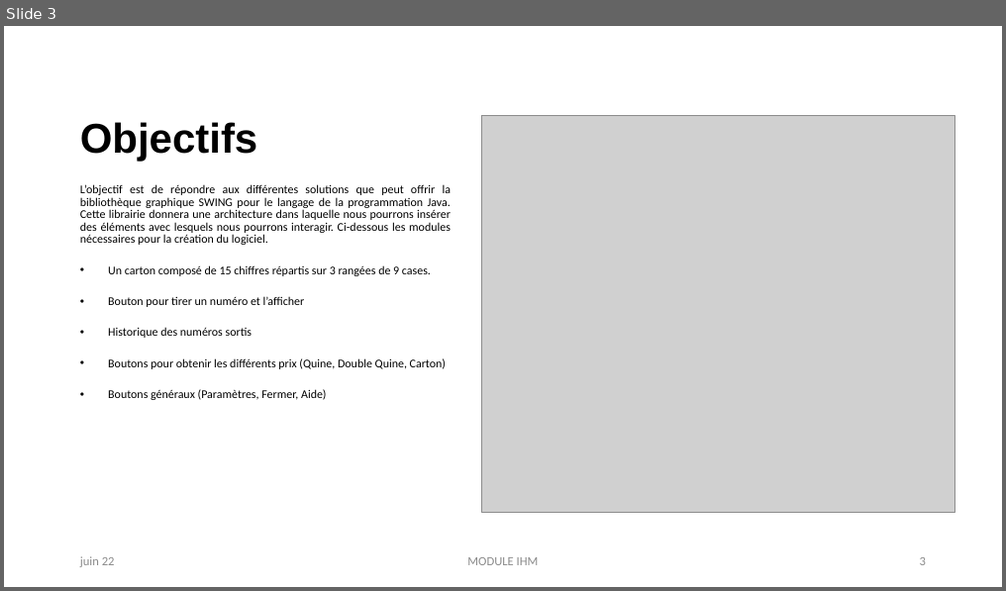
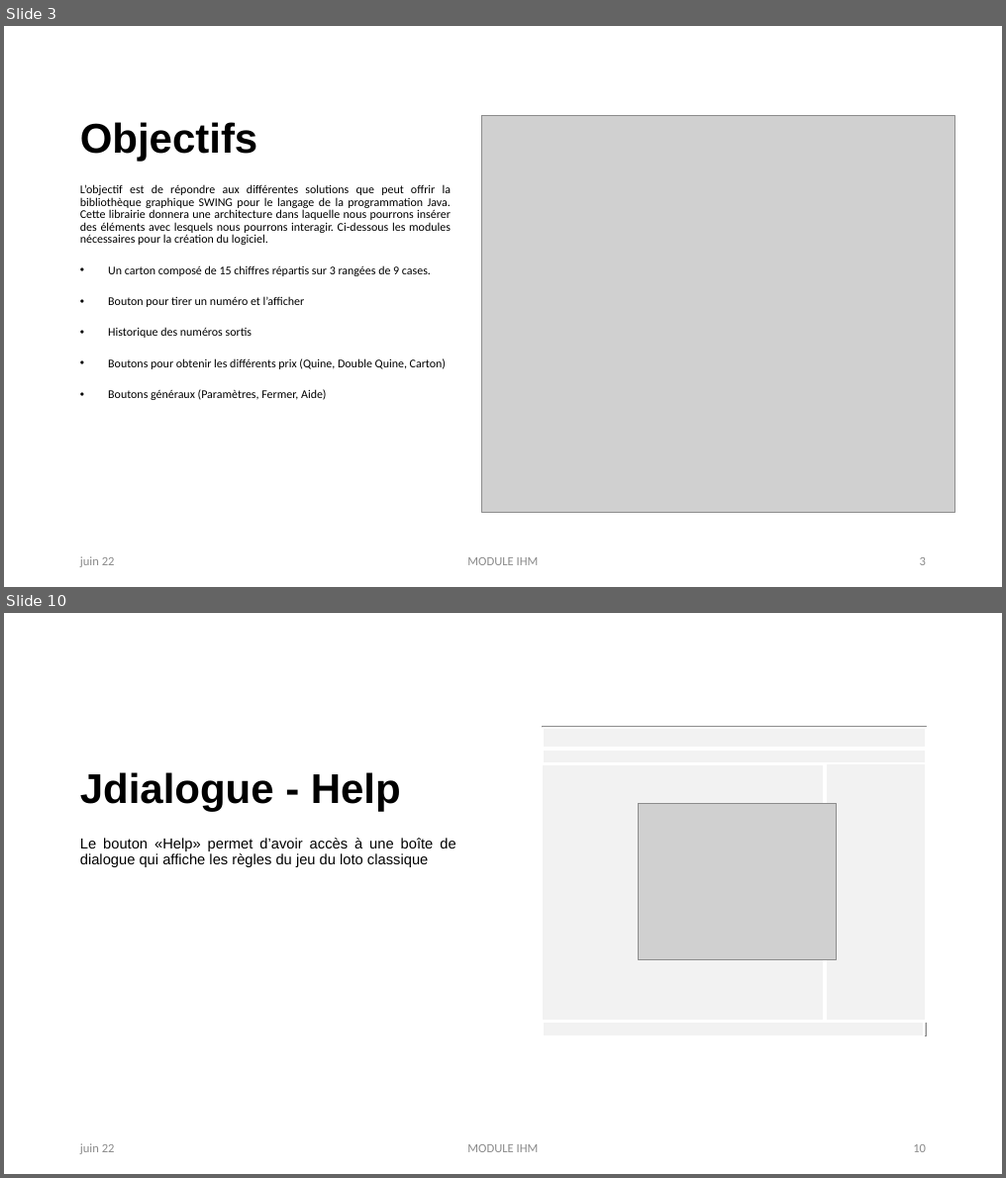
Before and after one commit to UfukArslan/Loto, a slide deck: LOTTO.pptx. Shown one above the other, each under a label of ours: slide 3 before the commit, slides 3 and 10 after it; the slides between them are not shown. The pictures are 1006x591 and 1006x1178 pixels, drawn with LibreOffice and Linux fonts; fonts in the diff are those of the drawing; grey boxes stand for pictures. Boxes give left, top, right and bottom in pixels: in the first picture for what was removed or moved away, otherwise in the second. Text is boxed around its words. In the diff, an @@ line names an element or a change of style, - is before the commit and + after.

```diff
--- a/LOTTO.pptx
+++ b/LOTTO.pptx
@@ slide 10 added at (x1=4, y1=613, x2=1002, y2=1174), background #FFFFFF @@
@@ picture added at (x1=543, y1=727, x2=927, y2=1037) @@
@@ rectangle added at (x1=543, y1=728, x2=927, y2=749), fill #FFFFFF at 73% opacity, outline #FFFFFF 2.25 pt @@
@@ rectangle added at (x1=543, y1=750, x2=927, y2=763), fill #FFFFFF at 73% opacity, outline #FFFFFF 2.25 pt @@
@@ title added at (x1=80, y1=772, x2=401, y2=811), 40 pt, text #000000, bold @@
+Jdialogue - Help
@@ rectangle added at (x1=543, y1=764, x2=826, y2=1023), fill #FFFFFF at 73% opacity, outline #FFFFFF 2.25 pt @@
@@ rectangle added at (x1=826, y1=763, x2=927, y2=1022), fill #FFFFFF at 73% opacity, outline #FFFFFF 2.25 pt @@
@@ picture added at (x1=638, y1=803, x2=836, y2=959) @@
@@ text added at (x1=80, y1=838, x2=455, y2=867), 14 pt, text #000000 @@
+Le bouton «Help» permet d’avoir accès à une boîte de dialogue qui affiche les règles du jeu du loto classique
@@ rectangle added at (x1=543, y1=1022, x2=924, y2=1037), fill #FFFFFF at 73% opacity, outline #FFFFFF 2.25 pt @@
@@ text added at (x1=80, y1=1144, x2=115, y2=1155), 12 pt, text #8C8C8C @@
+juin 22
@@ text added at (x1=467, y1=1145, x2=539, y2=1153), 12 pt, text #8C8C8C @@
+MODULE IHM
@@ page number added at (x1=913, y1=1145, x2=926, y2=1153), 12 pt, text #8C8C8C @@
+10
```
Also in this commit, not shown: 2 slides changed, 5 other slides added, 19 other files.
